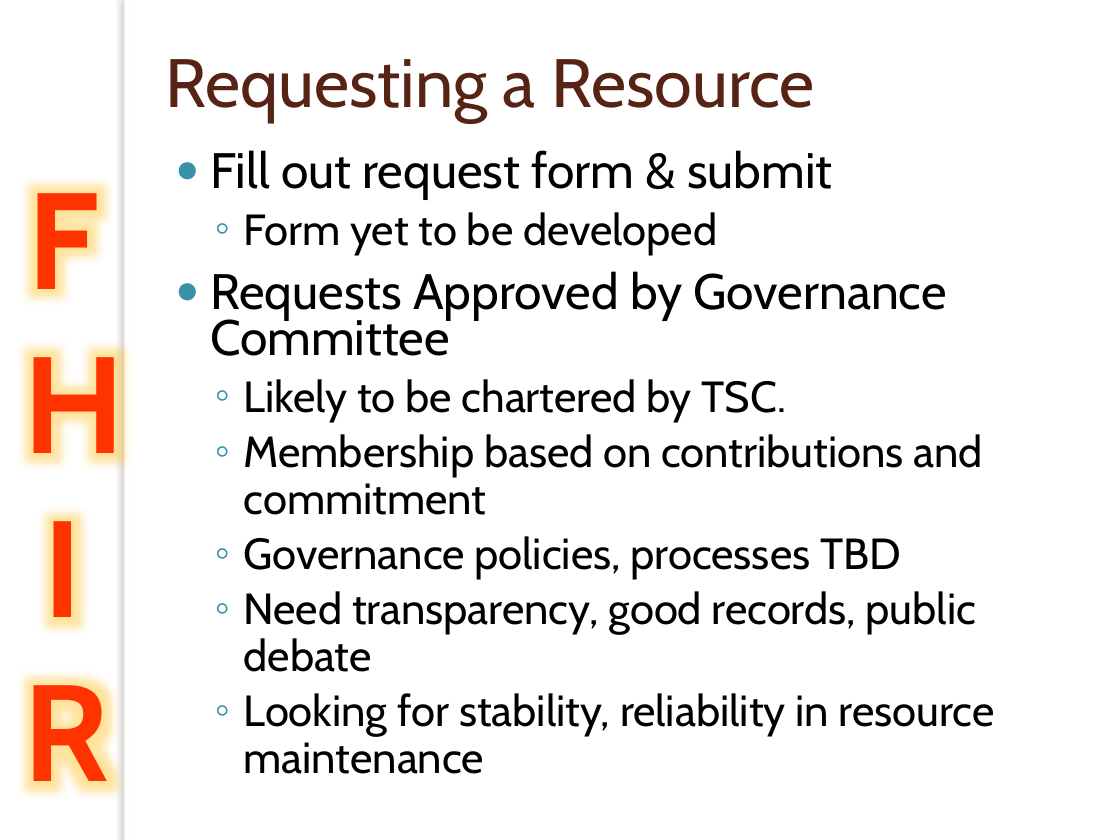
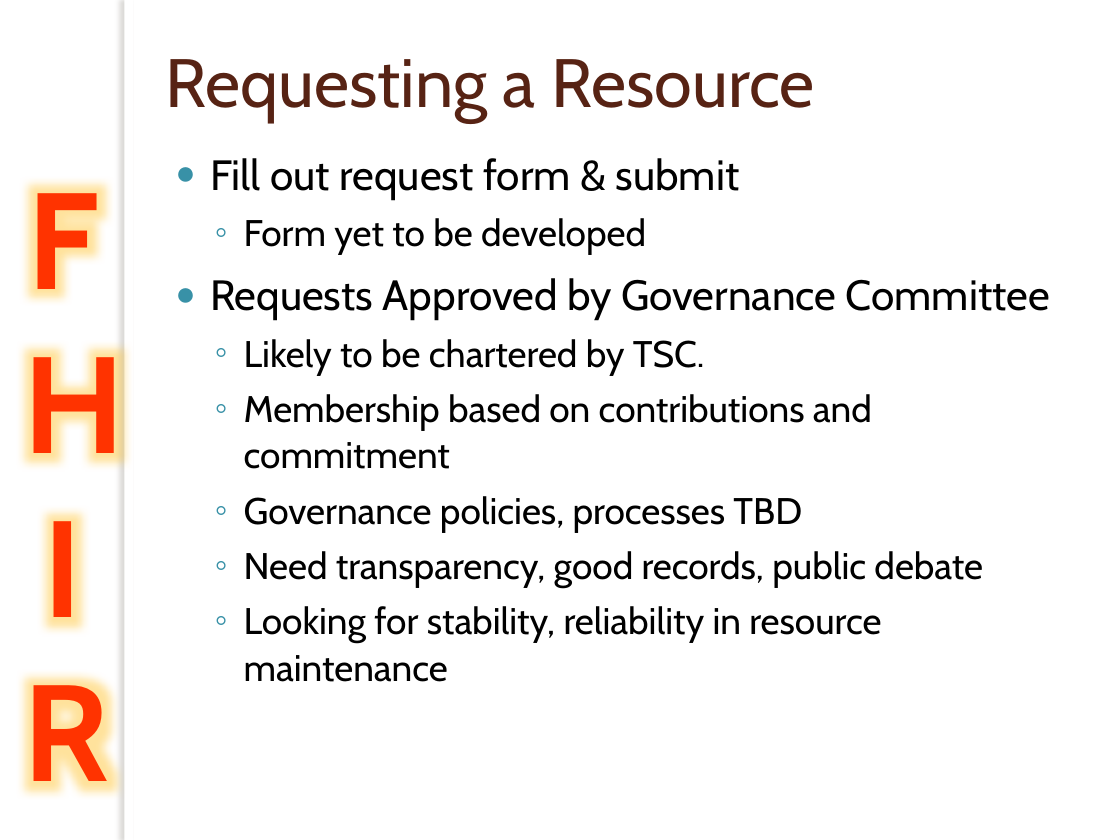
Before and after one commit to vista-novo/fhir, a slide deck: slide 21 of presentations/2012-May WGM Tutorials/201205 WGM Building with FHIR.pptx. Drawn at 1120x840 pixels with LibreOffice and Linux fonts; fonts in the diff are those of the drawing; background and template pictures are left out. Boxes give left, top, right and bottom in pixels: in the first picture for what was removed or moved away, otherwise in the second. Text is boxed around its words. In the diff, an @@ line names an element or a change of style, - is before the commit and + after.

```diff
--- a/presentations/2012-May WGM Tutorials/201205 WGM Building with FHIR.pptx
+++ b/presentations/2012-May WGM Tutorials/201205 WGM Building with FHIR.pptx
@@ text "Fill out request form & ..." at [210,158,1050,682]: size 32 to 27.2 pt in "Fill out request form & submit", "Requests Approved by Governance Committee"; size 28 to 23.8 pt in "Form yet to be developed", "Likely to be chartered by TSC.", "Membership based on contributions and commitment", "Governance policies, processes TBD" and 2 more places @@
```
Also in this commit, not shown: 11 other slides changed.
